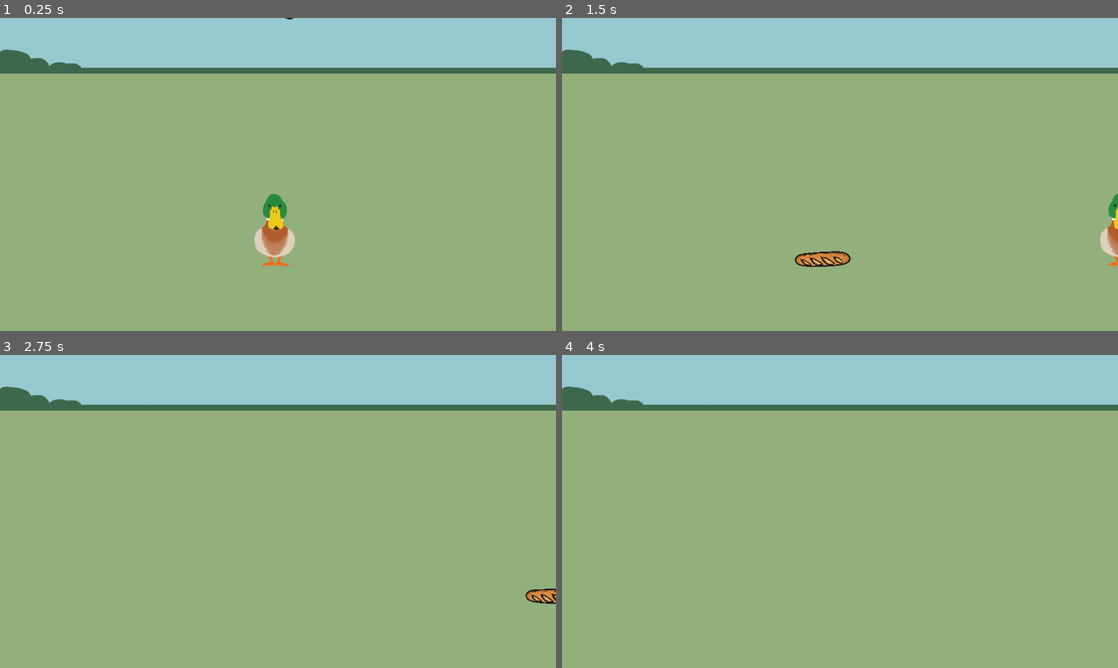
Above: before the commit, frames 1-4 (two rows, left to right).
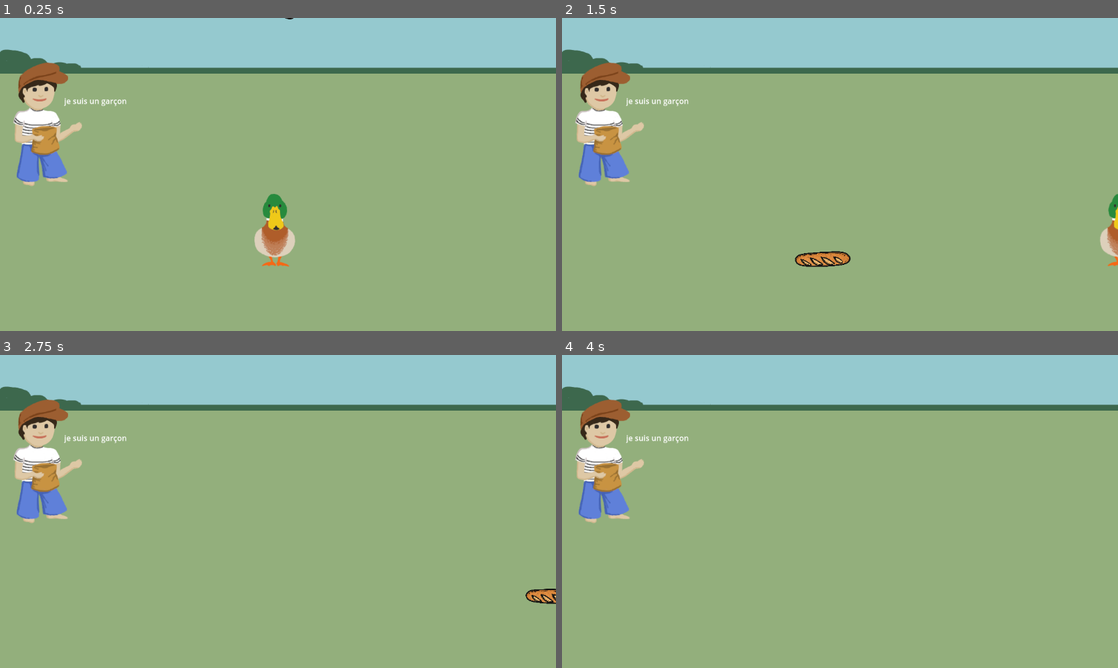
Above: after the commit, the same moments.

Repository: baguette-ballett/baguette-ballett
Game: Godot game, scene res://scenes/level/level.tscn
The game is run twice, just before and just after one commit, with the same random seed, the same clock (stepped at 60 frames per second) and the same inputs. The engine's default icon, where the game draws it, is replaced by a stand-in: a white triangle on a blue panel in a dark square.
Inputs:
- Up to frame 1 (0.25 s): no input
- Up to frame 2 (1.5 s): hold Right (right) 0.53-1.28 s; hold Left (left) from 1.28 s (still down)
- Up to frame 3 (2.75 s): release Left (left) at 2.03 s; hold Right (right) from 2.03 s (still down)
- Up to frame 4 (4 s): tap Enter at 3.5 s; release Right (right) at 3.53 s; hold Left (left) from 3.53 s (still down)

The runs differ from the first frame. In frame 1, 2.9% of the frame differs, in the area x 2-23%, y 14-54%; in frame 2, 2.9%; in frame 3, 2.9%; in frame 4, 2.9%.

Commit message:
Add boy to level
closes #15

Diff:
--- /dev/null
+++ b/scenes/boy/boy.tscn
@@ -0,0 +1,15 @@
+[gd_scene load_steps=2 format=3 uid="uid://5hvp3ygscuig"]
+
+[ext_resource type="Texture2D" uid="uid://ch0slrurkop2q" path="res://assets/sprites/boy.png" id="1_oxyhe"]
+
+[node name="Boy" type="Node2D"]
+
+[node name="Sprite2D" type="Sprite2D" parent="."]
+texture = ExtResource("1_oxyhe")
+
+[node name="RichTextLabel" type="RichTextLabel" parent="."]
+offset_left = 35.0
+offset_top = -57.0
+offset_right = 248.0
+offset_bottom = -17.0
+text = "je suis un garçon"
--- a/scenes/level/level.tscn
+++ b/scenes/level/level.tscn
@@ -6,6 +6,7 @@
 [ext_resource type="PackedScene" uid="uid://nmxc788sia0e" path="res://scenes/player/player.tscn" id="2_s8ale"]
 [ext_resource type="Texture2D" uid="uid://d3ep8peebrglw" path="res://assets/sprites/background_right.png" id="2_vpf64"]
 [ext_resource type="Texture2D" uid="uid://brd8c8ispgnym" path="res://icon.svg" id="3_plauu"]
+[ext_resource type="PackedScene" uid="uid://5hvp3ygscuig" path="res://scenes/boy/boy.tscn" id="6_wcngd"]
 
 [sub_resource type="PhysicsMaterial" id="PhysicsMaterial_u52ul"]
 
@@ -29,6 +30,9 @@
 [node name="player" parent="." instance=ExtResource("2_s8ale")]
 position = Vector2(570, 457)
 
+[node name="Boy" parent="." instance=ExtResource("6_wcngd")]
+position = Vector2(98, 217)
+
 [node name="ground body" type="StaticBody2D" parent="."]
 position = Vector2(574, 539)
 collision_layer = 3
Not shown: 1 places in scenes/level/level.tscn that only renumber resources
